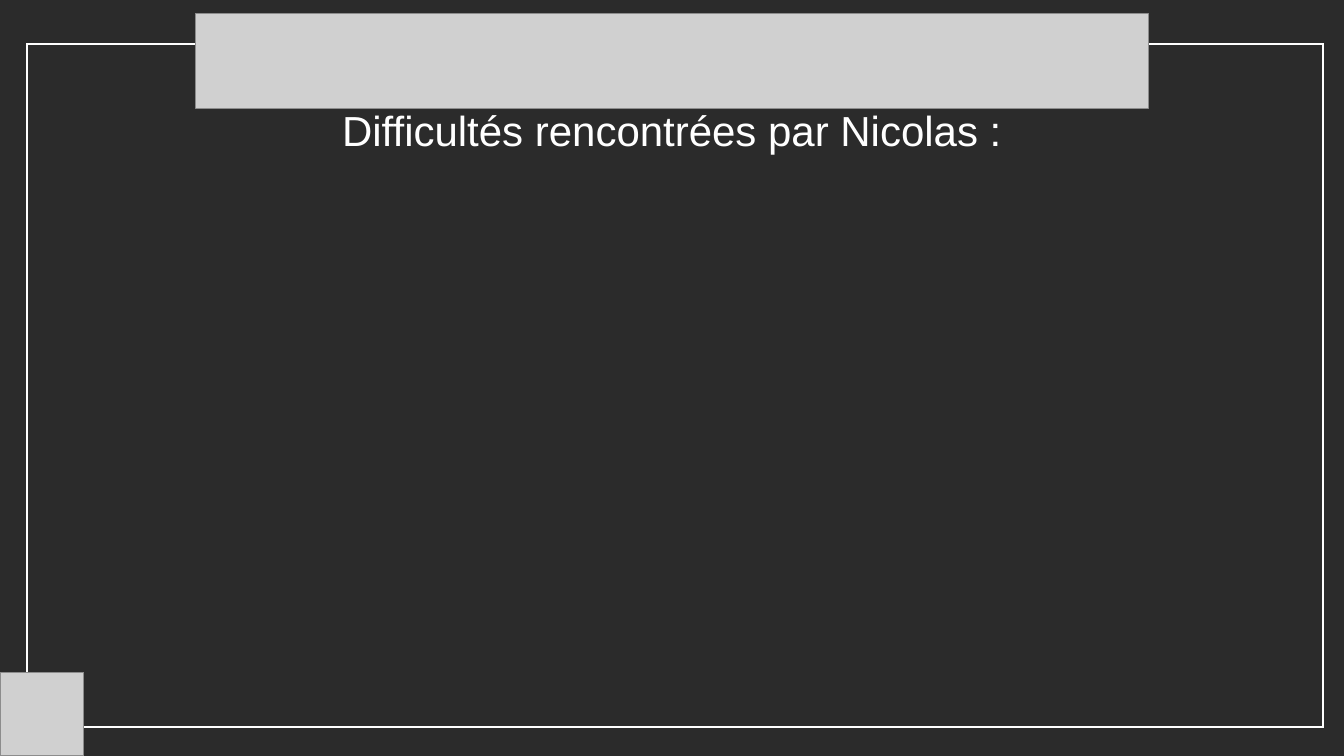
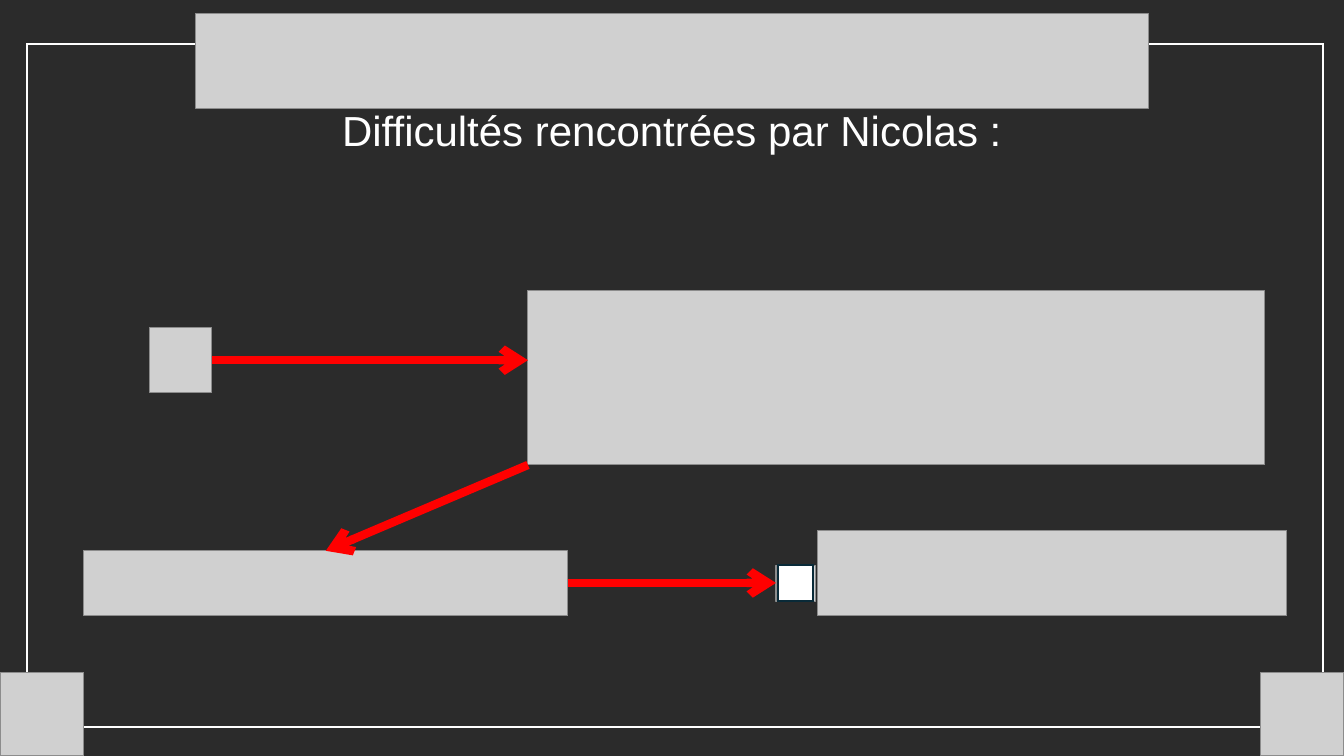
Before and after one commit to alexispros2008-lang/Projet-de-programmation-orient-e-objet, a slide deck: slide 11 of images/drawingThePresentation.pptx (slide 4 before the commit). Drawn at 1344x756 pixels with LibreOffice and Linux fonts; fonts in the diff are those of the drawing; grey boxes stand for pictures; background and template pictures are left out; a plain dark background stands for a picture behind light text. Boxes give left, top, right and bottom in pixels: in the first picture for what was removed or moved away, otherwise in the second. Text is boxed around its words. In the diff, an @@ line names an element or a change of style, - is before the commit and + after.

```diff
--- a/images/drawingThePresentation.pptx
+++ b/images/drawingThePresentation.pptx
@@ picture added at (x1=528, y1=291, x2=1265, y2=466) @@
@@ picture added at (x1=149, y1=328, x2=211, y2=393) @@
@@ arrow added from (212, 360) to (528, 360), #FF0000 6 pt @@
@@ arrow added from (528, 465) to (326, 551), #FF0000 6 pt @@
@@ picture added at (x1=818, y1=530, x2=1287, y2=616) @@
@@ picture added at (x1=84, y1=551, x2=568, y2=616) @@
@@ picture added at (x1=776, y1=566, x2=817, y2=601) @@
@@ rectangle added at (x1=778, y1=566, x2=813, y2=601), fill #FFFFFF, outline #092A39 1.5 pt @@
@@ arrow added from (568, 583) to (776, 583), #FF0000 6 pt @@
@@ picture added at (x1=1260, y1=673, x2=1344, y2=756) @@
```
Also in this commit, not shown: 1 other slide changed, 8 slides added, 1 other file.
